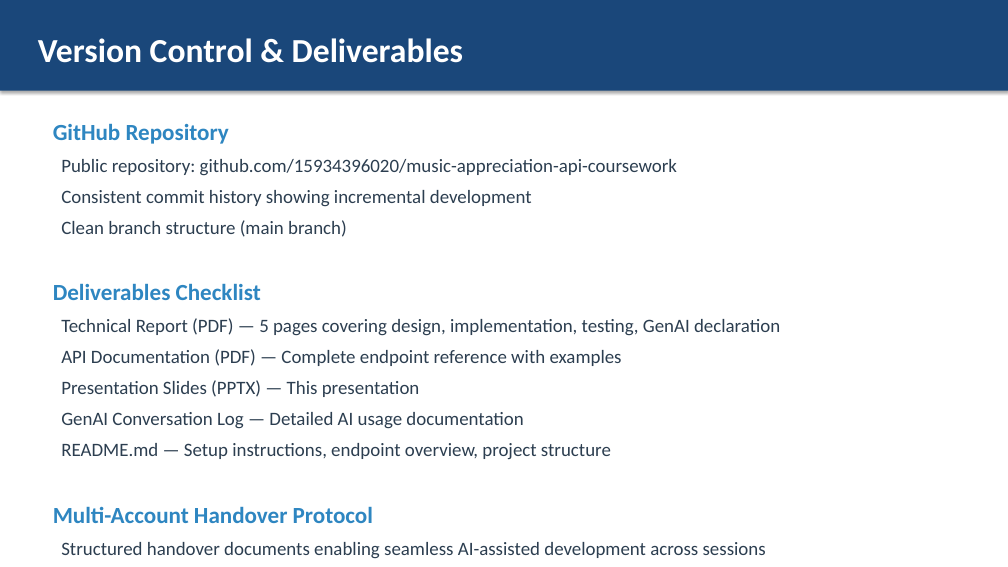
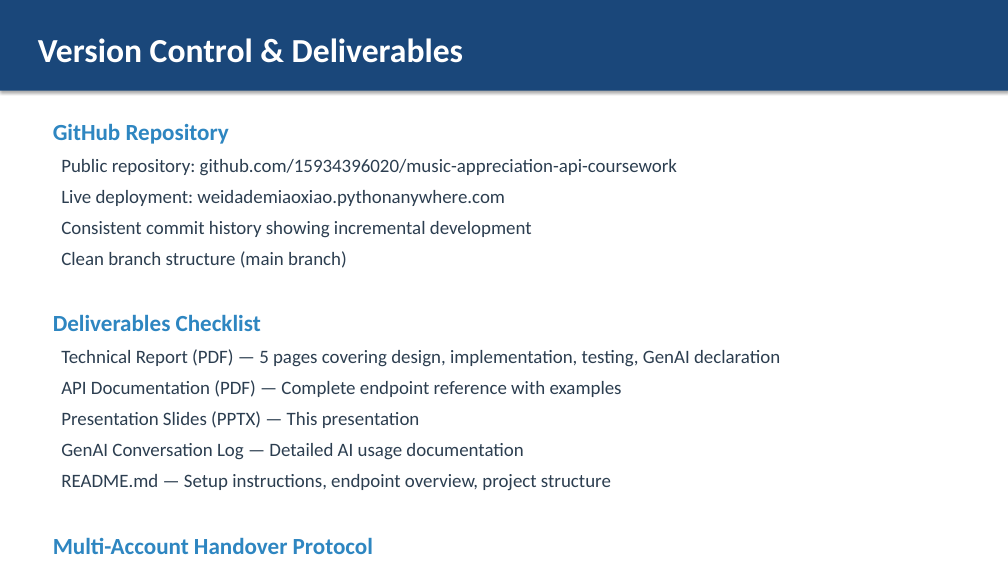
Before and after one commit to 15934396020/music-appreciation-api-coursework, a slide deck: slide 11 of docs/PRESENTATION.pptx. Drawn at 1008x567 pixels with LibreOffice and Linux fonts; fonts in the diff are those of the drawing. Boxes give left, top, right and bottom in pixels: in the first picture for what was removed or moved away, otherwise in the second. Text is boxed around its words. In the diff, an @@ line names an element or a change of style, - is before the commit and + after.

Commit message:
Complete PythonAnywhere deployment and refresh deliverables

```diff
--- a/docs/PRESENTATION.pptx
+++ b/docs/PRESENTATION.pptx
@@ text at bbox=[61, 190, 505, 206]: paragraph added @@
+Live deployment: weidademiaoxiao.pythonanywhere.com
```
Also in this commit, not shown: 2 other slides changed, 29 other files.
